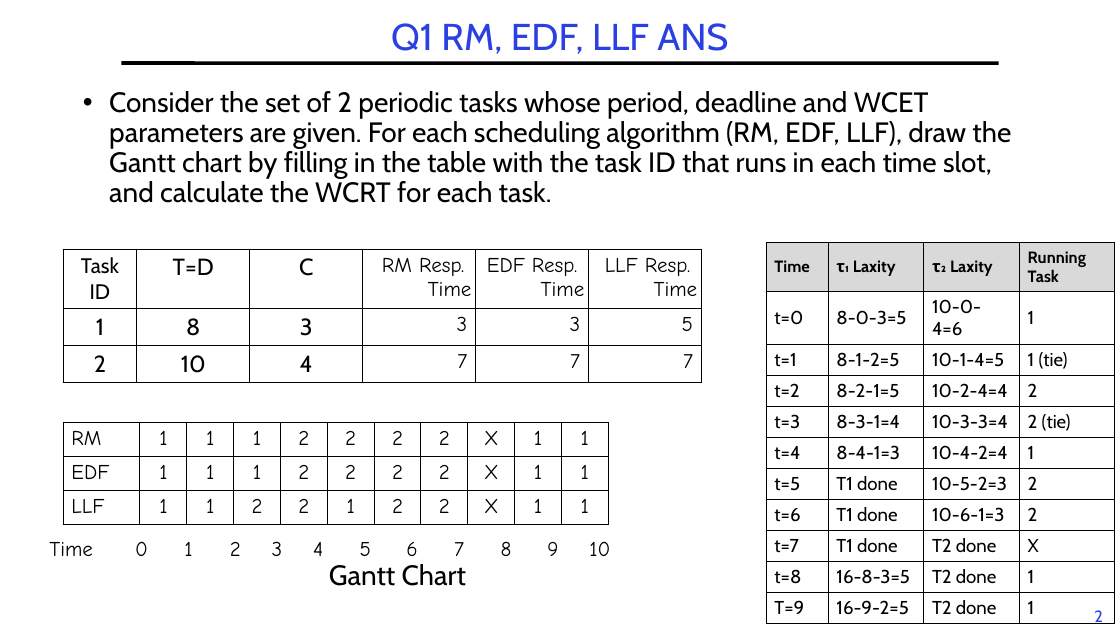
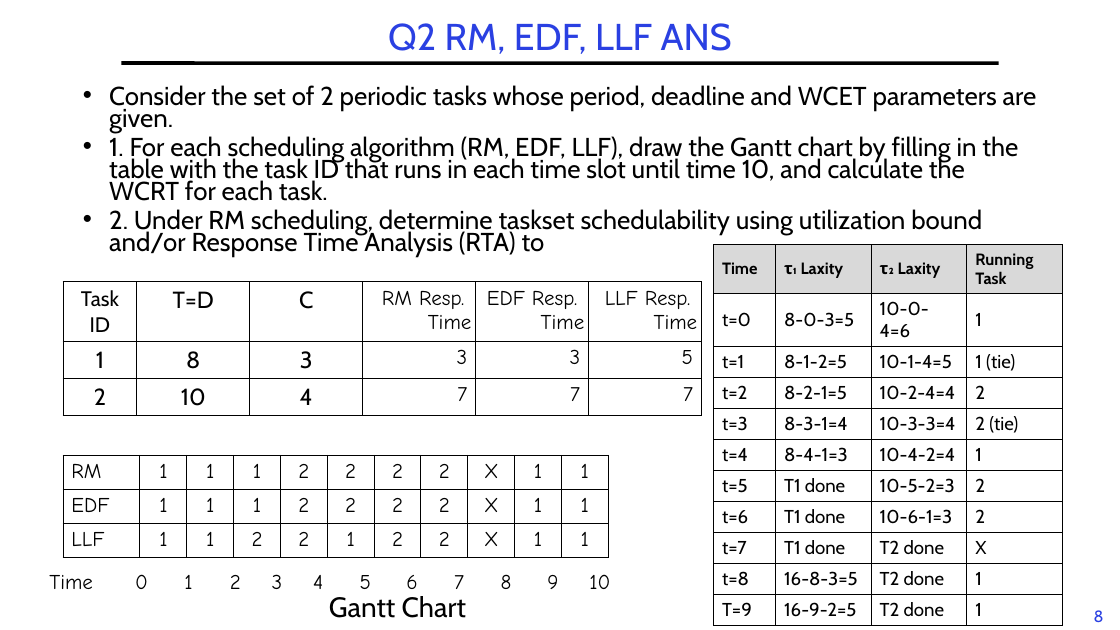
Before and after one commit to guhofstra/CSC256Fa25, a slide deck: slide 8 of PPTs/L6-Exercises ANS.pptx (slide 2 before the commit). Drawn at 1120x630 pixels with LibreOffice and Linux fonts; fonts in the diff are those of the drawing. Boxes give left, top, right and bottom in pixels: in the first picture for what was removed or moved away, otherwise in the second. Text is boxed around its words. In the diff, an @@ line names an element or a change of style, - is before the commit and + after.

```diff
--- a/PPTs/L6-Exercises ANS.pptx
+++ b/PPTs/L6-Exercises ANS.pptx
@@ title at <box>388,23,732,54</box>: text changed @@
-Q1 RM, EDF, LLF ANS
+Q2 RM, EDF, LLF ANS
@@ text at <box>109,85,1037,257</box>: text changed; size 24 to 22.2 pt @@
-• Consider the set of 2 periodic tasks whose period, deadline and WCET parameters are given. For each scheduling algorithm (RM, EDF, LLF), draw the Gantt chart by filling in the table with the task ID that runs in each time slot, and calculate the WCRT for each task.
+• Consider the set of 2 periodic tasks whose period, deadline and WCET parameters are given.
+• 1. For each scheduling algorithm (RM, EDF, LLF), draw the Gantt chart by filling in the table with the task ID that runs in each time slot until time 10, and calculate the WCRT for each task.
+• 2. Under RM scheduling, determine taskset schedulability using utilization bound and/or Response Time Analysis (RTA) to
@@ table: place and size @@
-table at <box>766,243,1116,619</box>
+table at <box>714,245,1064,621</box>
@@ 3 tables, 1 text: place and size @@
-3 tables, 1 text at <box>41,250,700,586</box>
+3 tables, 1 text at <box>41,282,700,618</box>
@@ page number at <box>1094,610,1104,622</box>: text changed @@
-2
+8
```
Also in this commit, not shown: 1 other slide changed, 7 slides added, 4 other files.
